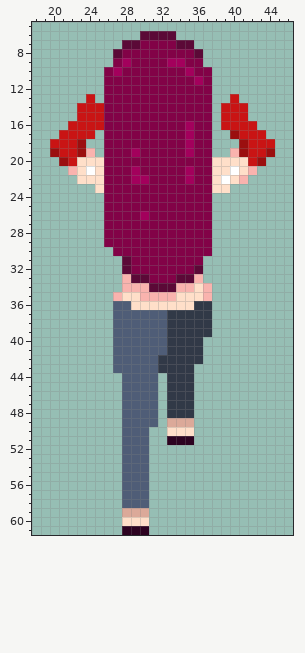
Pixel-art sprite -- CasaDesDiamantes/sprites/playerShotgunStance_spr/layers/374be6ae-366d-4984-99d4-bd67008a90dc/3e6e376f-020b-4f08-99cb-29c5e5191b87.png. Above is the file before it was changed.
The file is 64x62 pixels. Shown: x 18..46, y 5..61.
After the commit:
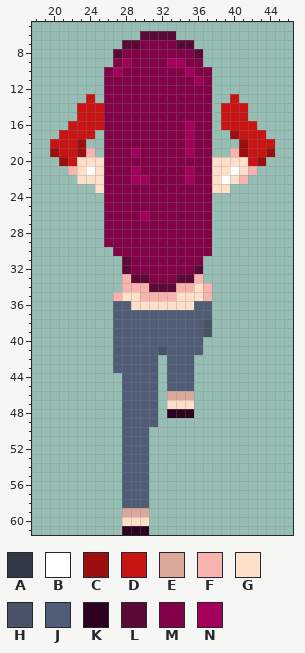
Palette (. is transparent): A #313947  B #ffffff  C #9b0f0f  D #c91414  E #dba999  F #f9b3ae  G #ffdfc9  H #495368  J #4f5d77  K #2d0220  L #5b0937  M #820247  N #a3005c
Changes in this commit:
@@ x 30..39 @@
 35 FFFFGGGF..
-36 GGGGGGAA..
-37 JJJAAAAA..
-38 JJJAAAAA..
-39 JJJAAAAA..
-40 JJJAAAA...
-41 JJJAAAA...
-42 JJAAAAA...
-43 JJAAAA....
-44 JJ.AAA....
-45 JJ.AAA....
-46 JJ.AAA....
-47 JJ.AAA....
-48 JJ.AAA....
-49 JJ.EEE....
-50 J..GGG....
-51 J..KKK....
+36 GGGGGGJJ..
+37 JJJJJJJJ..
+38 JJJJJJJH..
+39 JJJJJJJH..
+40 JJJJJJJ...
+41 JJHJJJJ...
+42 JJ.JJJ....
+43 JJ.JJJ....
+44 JJ.JJJ....
+45 JJ.JJJ....
+46 JJ.EEE....
+47 JJ.GGG....
+48 JJ.KKK....
+49 JJ........
+50 J.........
+51 J.........
 52 J.........
